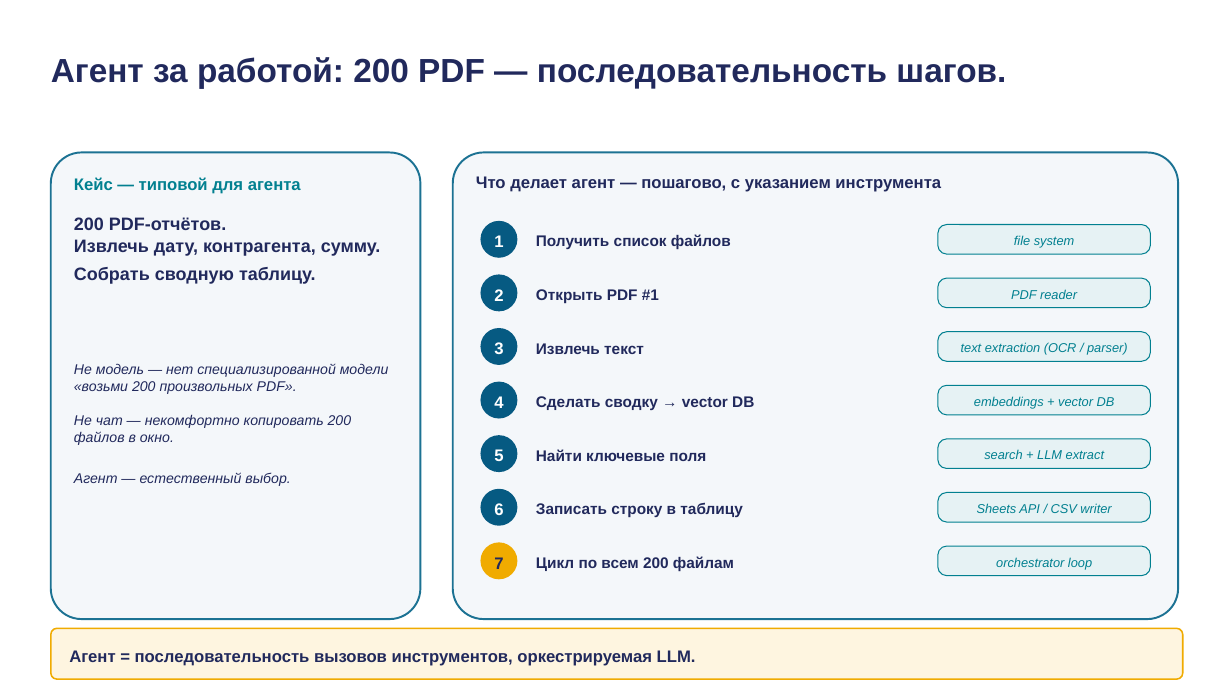
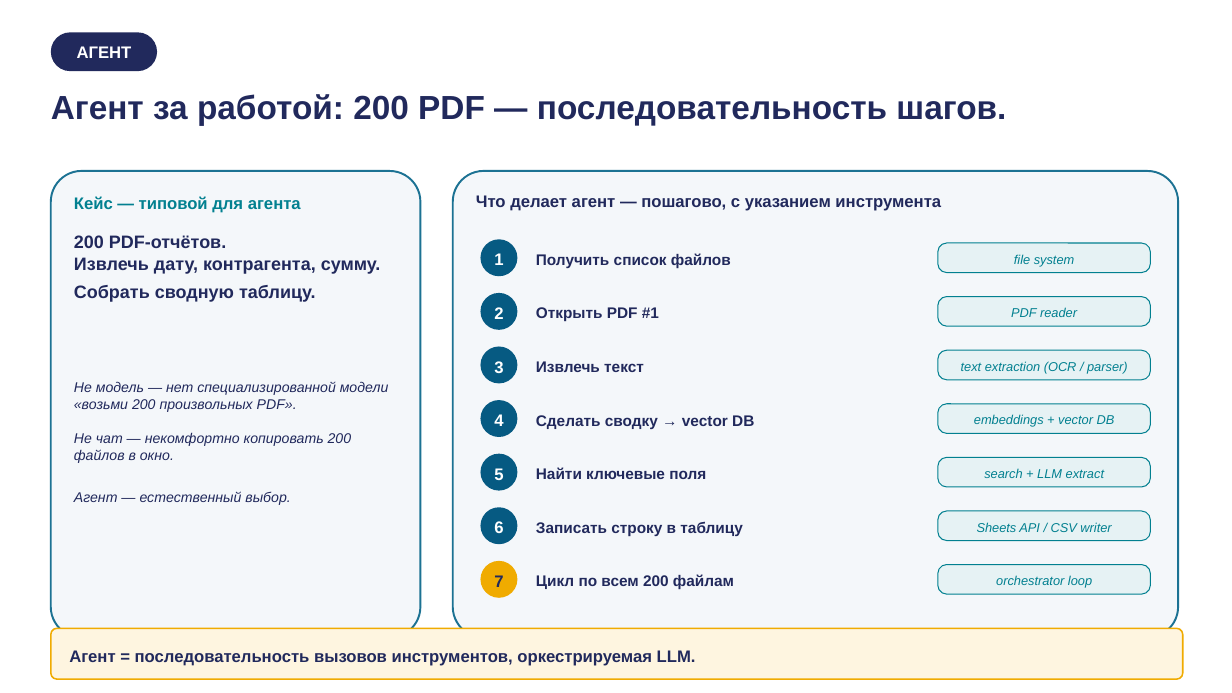
Before and after one commit to tellina-study/AI-usage-lessons, a slide deck: slide 20 of library/lectures/lec-01/rendered/lec-01.pptx. Drawn at 1232x693 pixels with LibreOffice and Linux fonts; fonts in the diff are those of the drawing. Boxes give left, top, right and bottom in pixels: in the first picture for what was removed or moved away, otherwise in the second. Text is boxed around its words. In the diff, an @@ line names an element or a change of style, - is before the commit and + after.

```diff
--- a/library/lectures/lec-01/rendered/lec-01.pptx
+++ b/library/lectures/lec-01/rendered/lec-01.pptx
@@ rounded rectangle added at (51,32,157,71), fill #21295C, 13 pt, text #FFFFFF, bold @@
+АГЕНТ
@@ text "Агент за работой: 200 PDF ...": place and size @@
-text "Агент за работой: 200 PDF ..." at (51,57,1006,88)
+text "Агент за работой: 200 PDF ..." at (51,94,1006,125)
@@ 25 texts, 9 rounded rectangles, 7 ellipses: place and size @@
-25 texts, 9 rounded rectangles, 7 ellipses at (51,152,1178,619)
+25 texts, 9 rounded rectangles, 7 ellipses at (51,171,1178,638)
```
Also in this commit, not shown: 19 other slides changed, 4 slides added, 3 slides removed, 29 other files.
